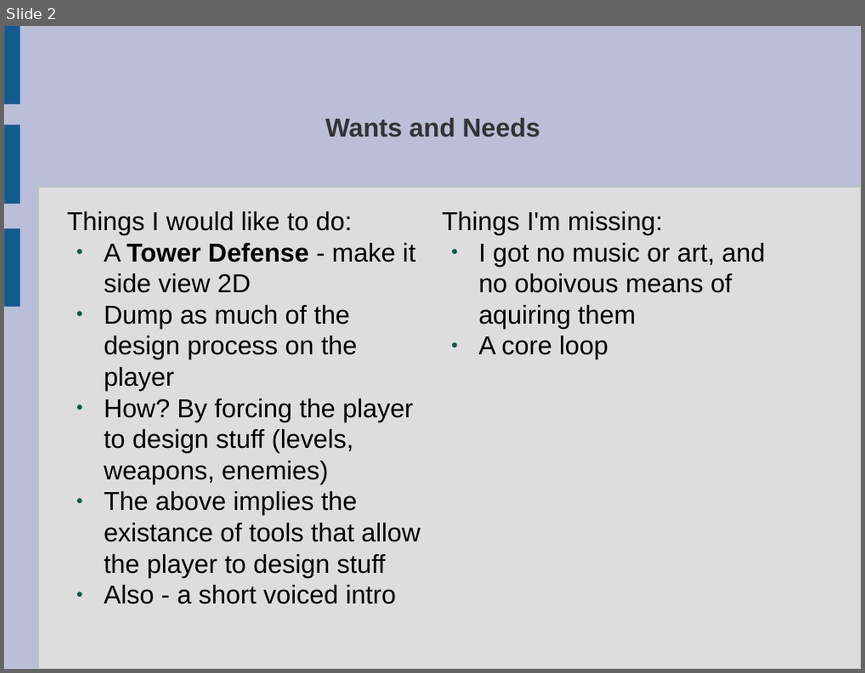
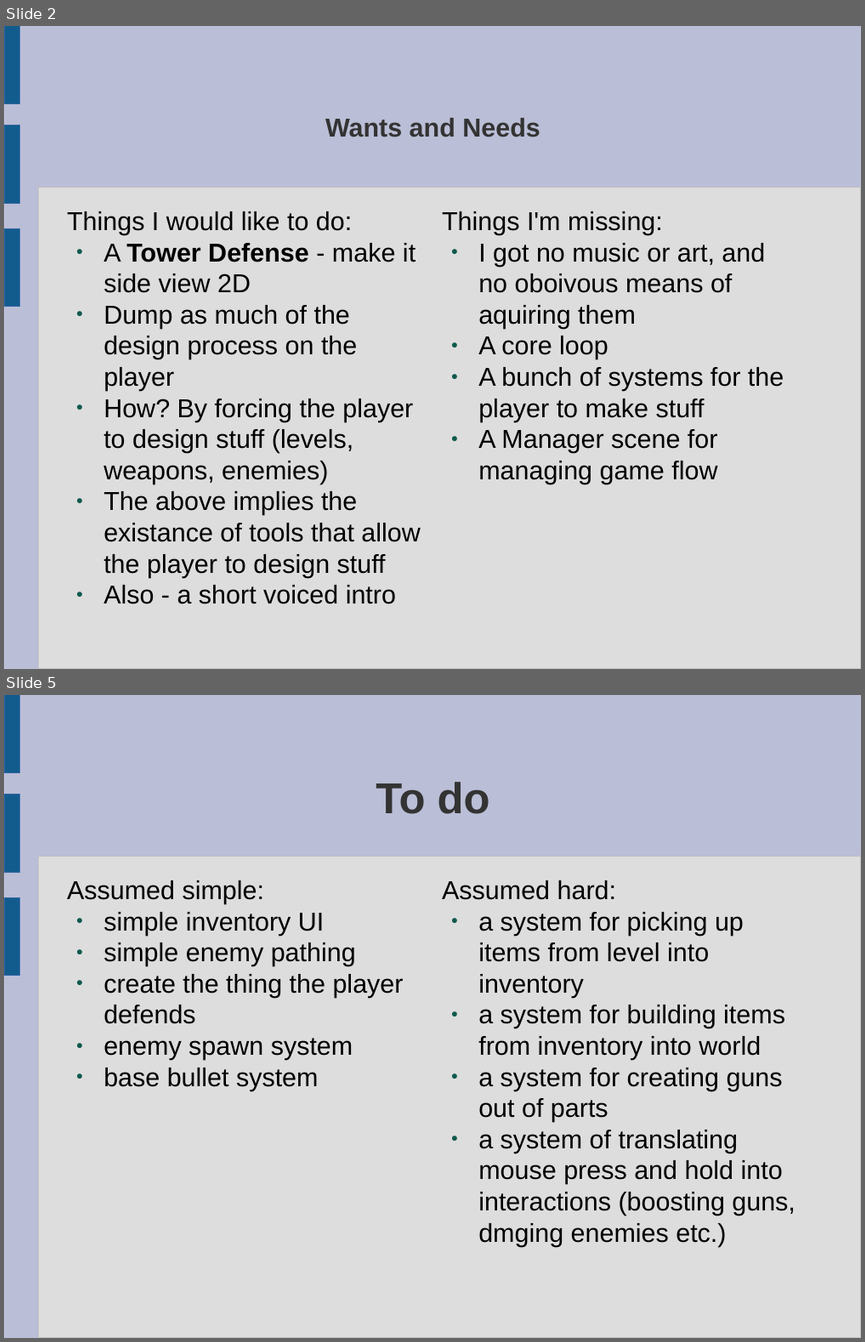
Before and after one commit to ktosox/GWJ68, a slide deck: GDD.odp. Shown one above the other, each under a label of ours: slide 2 before the commit, slides 2 and 5 after it; the slides between them are not shown. The pictures are 865x673 and 865x1342 pixels, drawn with LibreOffice and Linux fonts; fonts in the diff are those of the drawing. Boxes give left, top, right and bottom in pixels: in the first picture for what was removed or moved away, otherwise in the second. Text is boxed around its words. In the diff, an @@ line names an element or a change of style, - is before the commit and + after.

```diff
--- a/GDD.odp
+++ b/GDD.odp
@@ slide 5 added at box(4, 695, 861, 1338), background #BABED6; not listed: 4 template elements that a slide beside it also shows @@
@@ title added at box(375, 782, 490, 814), 40 pt, text #333333, bold @@
+To do
@@ text added at box(67, 880, 404, 1091), 24 pt, text #000000 @@
+Assumed simple:
+● simple inventory UI
+● simple enemy pathing
+● create the thing the player defends
+● enemy spawn system
+● base bullet system
@@ text added at box(442, 880, 795, 1246), 24 pt, text #000000 @@
+Assumed hard:
+● a system for picking up items from level into inventory
+● a system for building items from inventory into world
+● a system for creating guns out of parts
+● a system of translating mouse press and hold into interactions (boosting guns, dmging enemies etc.)
@@ slide 2 changed as well @@
@@ text at box(478, 367, 783, 484): paragraphs added @@
+● A bunch of systems for the player to make stuff
+● A Manager scene for managing game flow
```
Also in this commit, not shown: 1 other slide changed, 3 other slides added, 1 slide removed, 20 other files.
